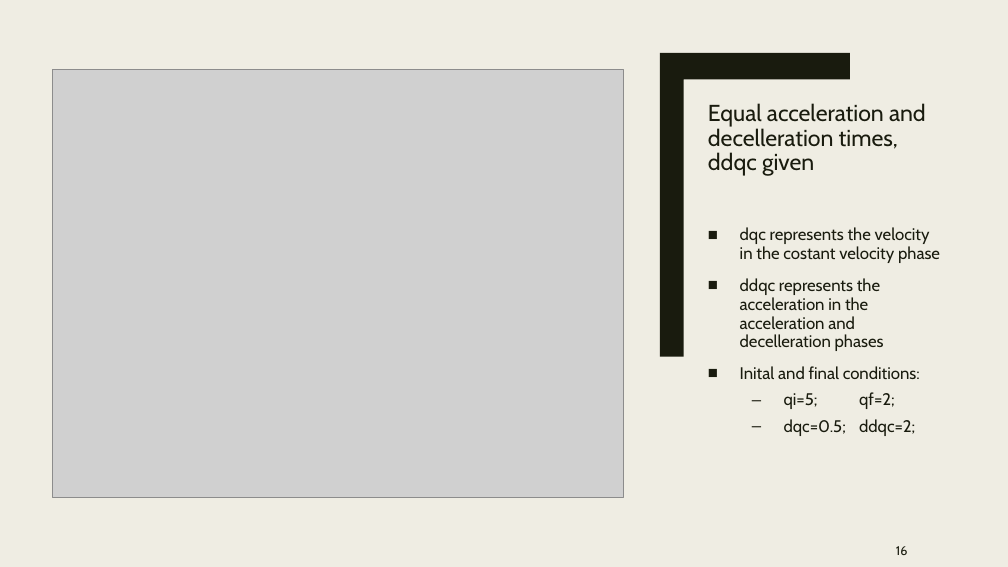
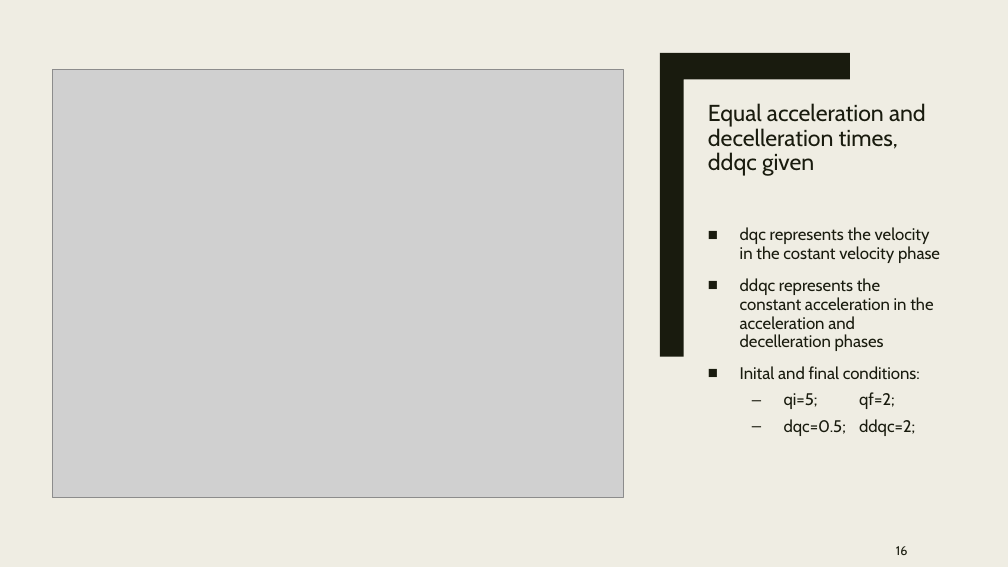
Before and after one commit to nicolamarchiotto/Robotics-Vision-and-Control, a slide deck: slide 16 of Homeworks/RVC_presentation.pptx. Drawn at 1008x567 pixels with LibreOffice and Linux fonts; fonts in the diff are those of the drawing; grey boxes stand for pictures. Boxes give left, top, right and bottom in pixels: in the first picture for what was removed or moved away, otherwise in the second. Text is boxed around its words. In the diff, an @@ line names an element or a change of style, - is before the commit and + after.

```diff
--- a/Homeworks/RVC_presentation.pptx
+++ b/Homeworks/RVC_presentation.pptx
@@ text at (x1=740, y1=278, x2=933, y2=351): text changed @@
-■ ddqc represents the acceleration in the acceleration and decelleration phases
+■ ddqc represents the constant acceleration in the acceleration and decelleration phases
```
Also in this commit, not shown: 11 other slides changed, 2 slides added, 2 slides removed, 47 other files.
